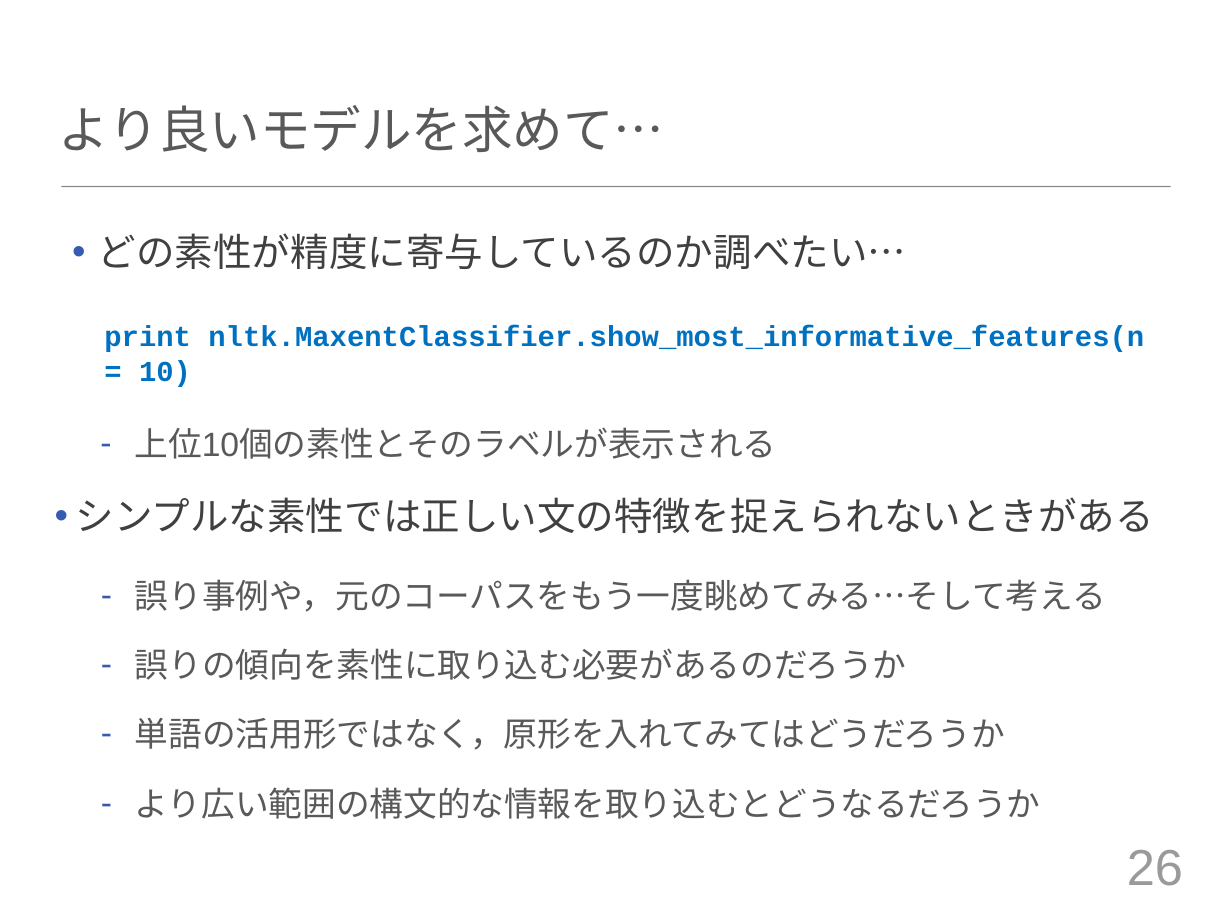
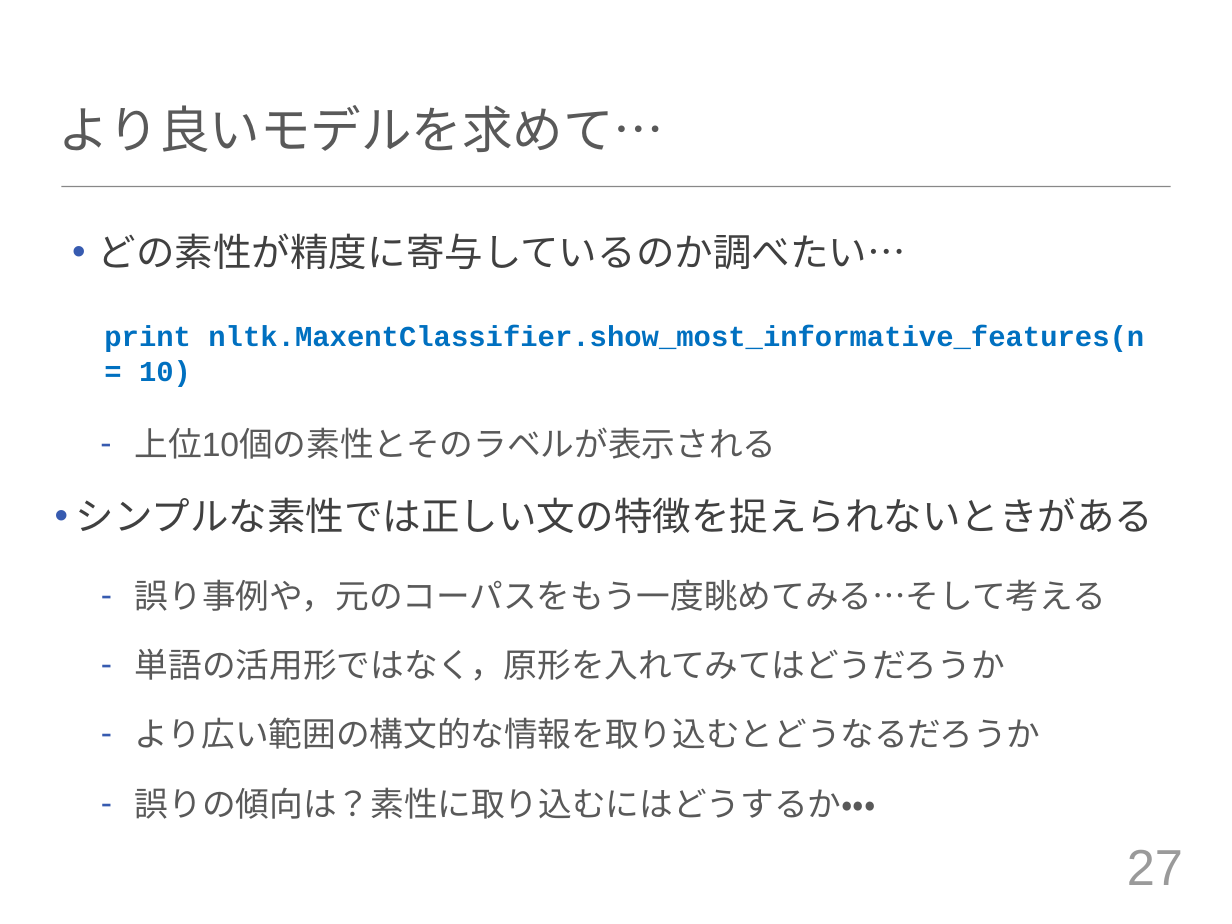
Before and after one commit to tuxedocat/ss2012, a slide deck: slide 27 of ss2012_slide.pptx (slide 26 before the commit). Drawn at 1232x924 pixels with LibreOffice and Linux fonts; fonts in the diff are those of the drawing. Boxes give left, top, right and bottom in pixels: in the first picture for what was removed or moved away, otherwise in the second. Text is boxed around its words. In the diff, an @@ line names an element or a change of style, - is before the commit and + after.

```diff
--- a/ss2012_slide.pptx
+++ b/ss2012_slide.pptx
@@ text at (135, 648, 907, 680): paragraph removed @@
-  – 誤りの傾向を素性に取り込む必要があるのだろうか
@@ text at (135, 787, 876, 819): paragraph added @@
+  – 誤りの傾向は？素性に取り込むにはどうするか・・・
@@ page number at (1127, 850, 1183, 885): text changed @@
-26
+27
```
Also in this commit, not shown: 9 other slides changed, 2 slides added, 1 slide removed, 4 other files.
